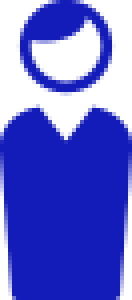
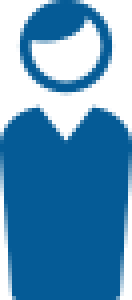
Layered file, before and after one edit (132x300). Changes by layer:
pixels changed over [left=0, top=0, right=132, bottom=300] (layer not identified)
